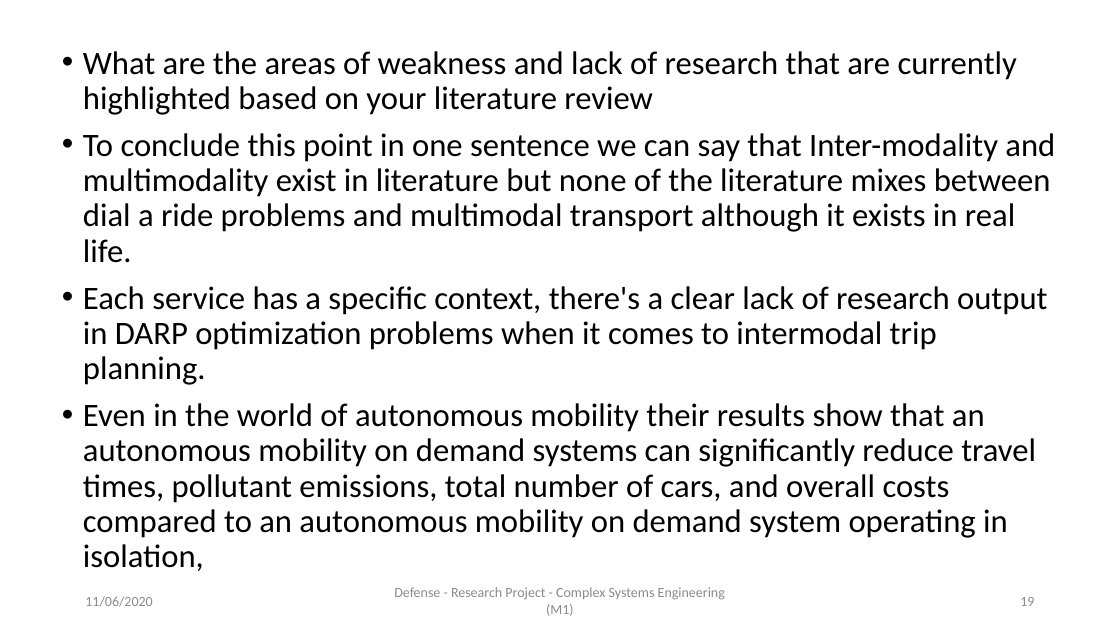
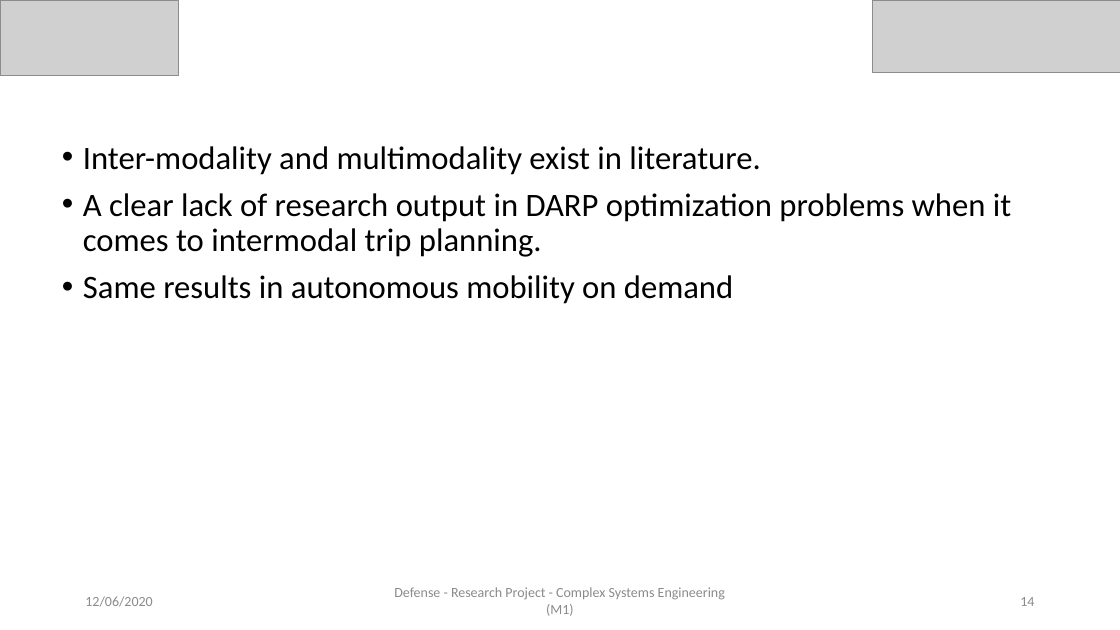
Before and after one commit to AymanABDELHAMID/OD_MTO_DARP, a slide deck: slide 14 of Presentation/presentation_AymanMahmoud.pptx (slide 19 before the commit). Drawn at 1120x630 pixels with LibreOffice and Linux fonts; fonts in the diff are those of the drawing; grey boxes stand for pictures. Boxes give left, top, right and bottom in pixels: in the first picture for what was removed or moved away, otherwise in the second. Text is boxed around its words. In the diff, an @@ line names an element or a change of style, - is before the commit and + after.

```diff
--- a/Presentation/presentation_AymanMahmoud.pptx
+++ b/Presentation/presentation_AymanMahmoud.pptx
@@ picture added at <box>0,0,178,76</box> @@
@@ picture added at <box>873,0,1120,72</box> @@
@@ text at <box>83,146,1011,304</box>: text changed @@
-• What are the areas of weakness and lack of research that are currently highlighted based on your literature review
-• To conclude this point in one sentence we can say that Inter-modality and multimodality exist in literature but none of the literature mixes between dial a ride problems and multimodal transport although it exists in real life.
-• Each service has a specific context, there's a clear lack of research output in DARP optimization problems when it comes to intermodal trip planning.
-• Even in the world of autonomous mobility their results show that an autonomous mobility on demand systems can significantly reduce travel times, pollutant emissions, total number of cars, and overall costs compared to an autonomous mobility on demand system operating in isolation,
+• Inter-modality and multimodality exist in literature.
+• A clear lack of research output in DARP optimization problems when it comes to intermodal trip planning.
+• Same results in autonomous mobility on demand
@@ text at <box>85,596,152,607</box>: text changed @@
-11/06/2020
+12/06/2020
@@ page number at <box>1020,597,1034,606</box>: text changed @@
-19
+14
```
Also in this commit, not shown: 31 other slides changed, 7 slides removed, 4 other files.
